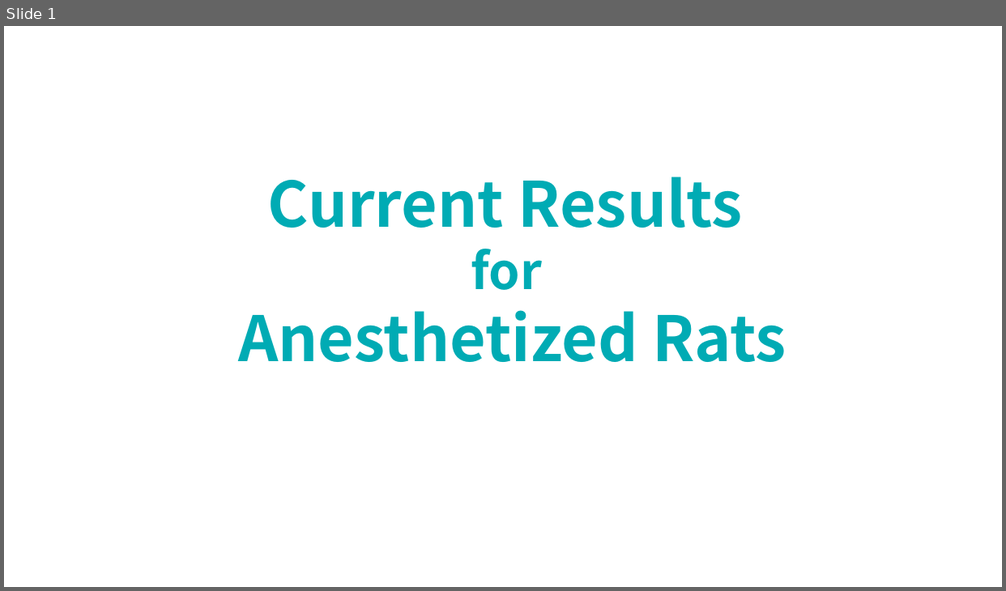
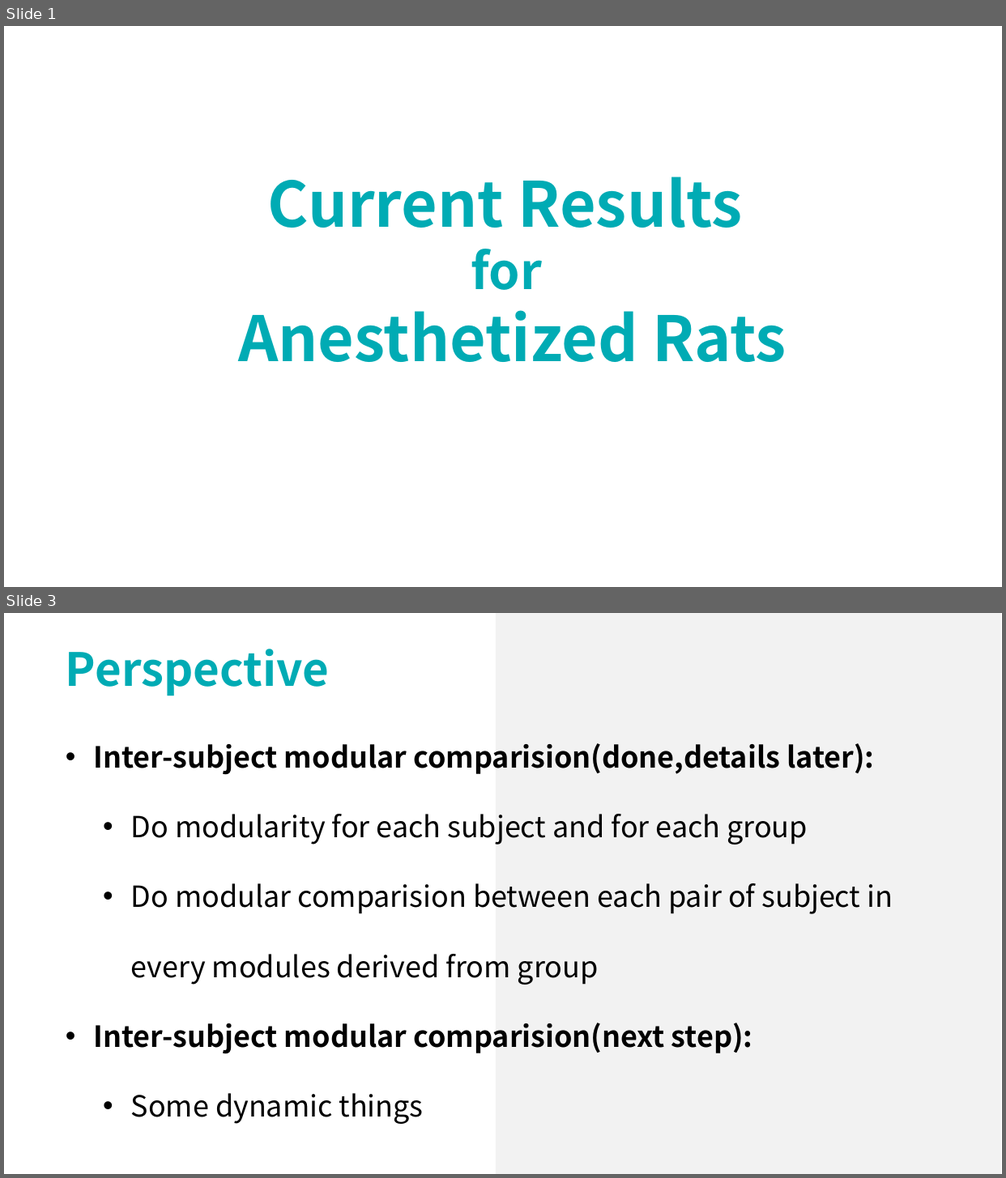
Before and after one commit to lsyoath/sheepy, a slide deck: Work/CurrentResults.pptx. Shown one above the other, each under a label of ours: slide 1 before the commit, slides 1 and 3 after it; the slides between them are not shown. The pictures are 1006x591 and 1006x1178 pixels, drawn with LibreOffice and Linux fonts; fonts in the diff are those of the drawing. Boxes give left, top, right and bottom in pixels: in the first picture for what was removed or moved away, otherwise in the second. Text is boxed around its words. In the diff, an @@ line names an element or a change of style, - is before the commit and + after.

```diff
--- a/Work/CurrentResults.pptx
+++ b/Work/CurrentResults.pptx
@@ slide 3 added at [4, 613, 1002, 1174], background #FFFFFF @@
@@ rectangle added at [496, 613, 1001, 1174], fill #F2F2F2 @@
@@ text added at [66, 649, 329, 696], 44 pt, text #00ABB4, bold @@
+Perspective
@@ text added at [94, 743, 893, 1124], 28 pt, text #000000 @@
+• Inter-subject modular comparision(done,details later):
+  • Do modularity for each subject and for each group
+  • Do modular comparision between each pair of subject in every modules derived from group
+• Inter-subject modular comparision(next step):
+  • Some dynamic things
```
Also in this commit, not shown: 15 other slides added, 2 slides removed.
